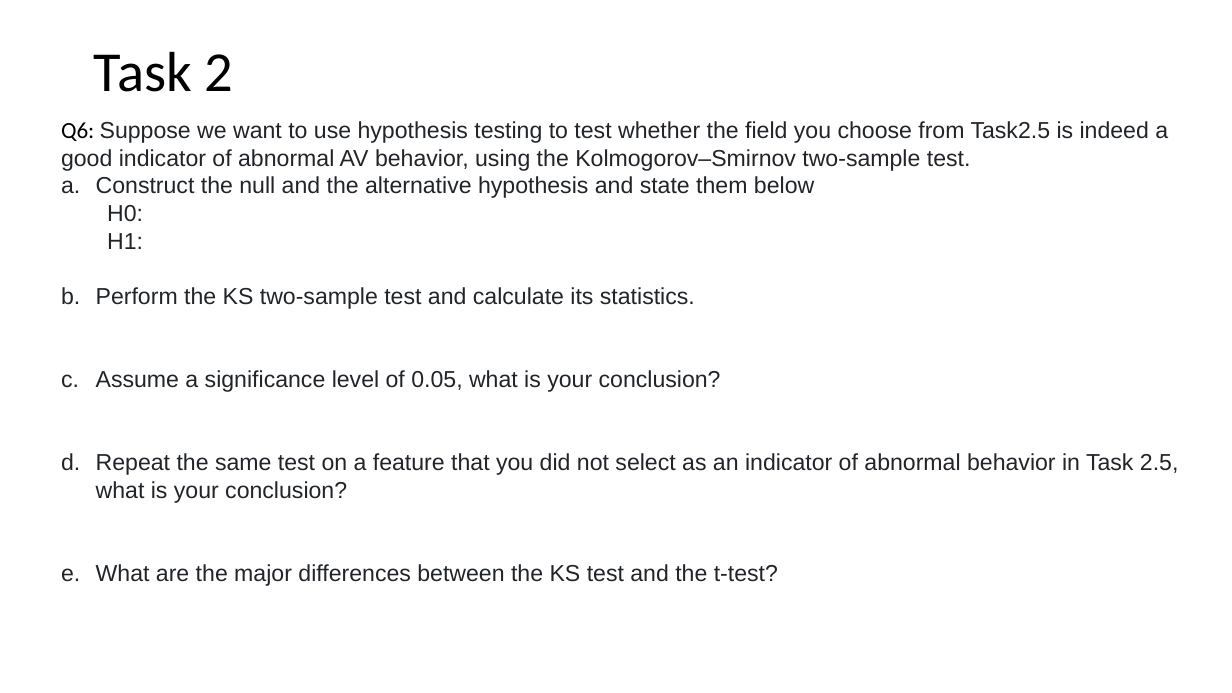
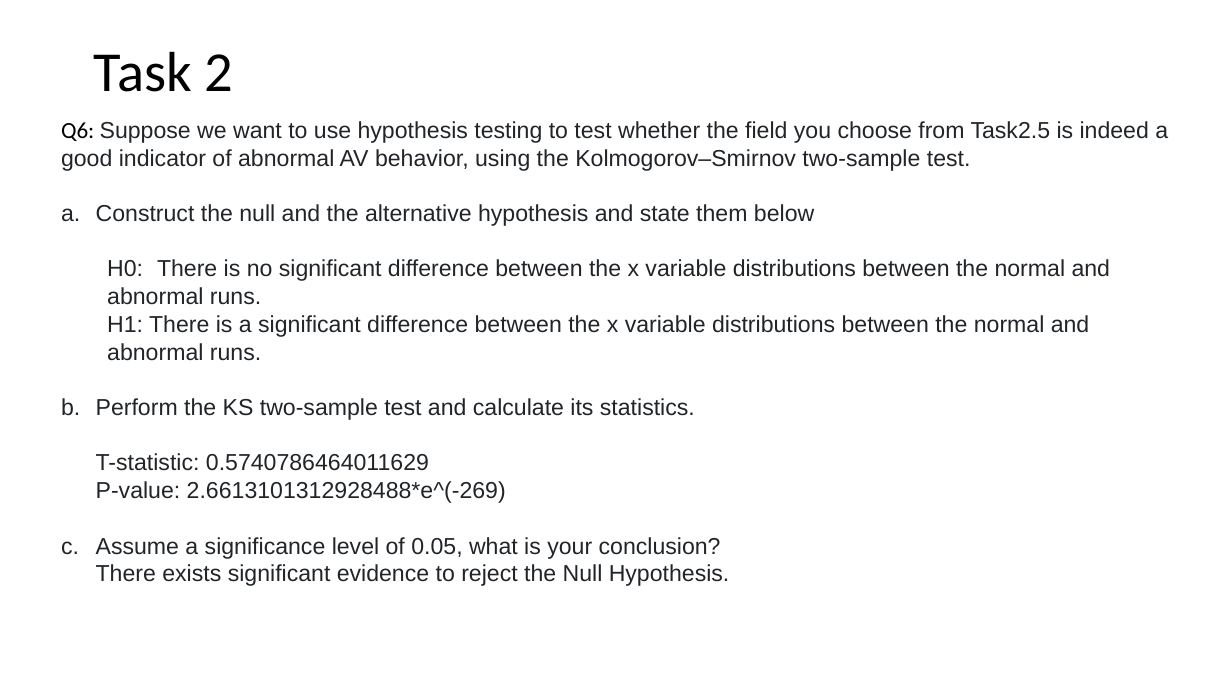
Before and after one commit to mrojaspell/MP1, a slide deck: slide 23 of mp1_powerpoint.pptx. Drawn at 1232x693 pixels with LibreOffice and Linux fonts; fonts in the diff are those of the drawing. Boxes give left, top, right and bottom in pixels: in the first picture for what was removed or moved away, otherwise in the second. Text is boxed around its words. In the diff, an @@ line names an element or a change of style, - is before the commit and + after.

```diff
--- a/mp1_powerpoint.pptx
+++ b/mp1_powerpoint.pptx
@@ text at [96,259,1111,586]: text changed @@
-  H0:
-  H1:
-b. Perform the KS two-sample test and calculate its statistics.
-c. Assume a significance level of 0.05, what is your conclusion?
-d. Repeat the same test on a feature that you did not select as an indicator of abnormal behavior in Task 2.5, what is your conclusion?
-e. What are the major differences between the KS test and the t-test?
+  H0: There is no significant difference between the x variable distributions between the normal and abnormal runs.
+  H1: There is a significant difference between the x variable distributions between the normal and abnormal runs.
+b. Perform the KS two-sample test and calculate its statistics.
+   T-statistic: 0.5740786464011629
+   P-value: 2.6613101312928488*e^(-269)
+c. Assume a significance level of 0.05, what is your conclusion?
+   There exists significant evidence to reject the Null Hypothesis.
```
Also in this commit, not shown: 5 other slides changed, 2 slides added, 1 other file.
